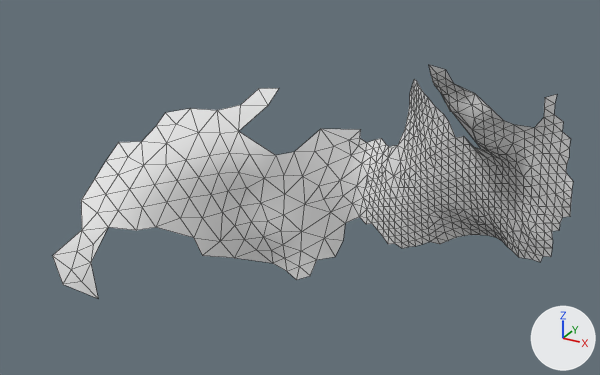
The OBJ model res/final/onecam_fullvolume/07/cleanedup/FullVolium.000210.obj as it was, and as the next commit left it.
One viewpoint serves both versions: a 50 mm camera at (35.0, -827.9, 849.2) aimed at (-84.2, -611.1, 740.8). Every picture has the same lights, and +X, +Y and +Z are marked at lower right. Mesh edges are drawn as thin lines. Where no turn or scale is listed for an object, it has been applied to the vertices.

Objects in the first picture: 'FullVolium.000210'.
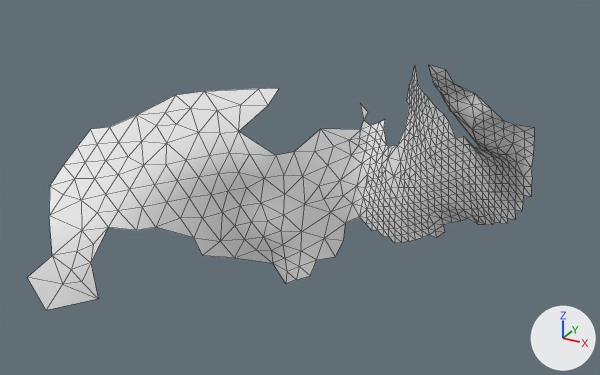
Location of each change, [x1, y1, x2, y2] in pixels of the pictures (600 x 375 px):
'FullVolium.000210', reshaped
    before: [53, 65, 573, 298]
    after: [27, 65, 534, 310]
part 1 of me_fullvolium_000210, cut back
    before: [383, 94, 573, 262]
    after: [367, 224, 377, 230]
part 2 of me_fullvolium_000210, added
    after: [360, 67, 417, 144]
part 3 of me_fullvolium_000210, added
    after: [27, 89, 258, 310]
part 4 of me_fullvolium_000210, added
    after: [274, 264, 296, 283]

Diff of the bpy script that builds the scene:
```diff
--- a/res/final/onecam_fullvolume/07/cleanedup/FullVolium.000210.obj.py
+++ b/res/final/onecam_fullvolume/07/cleanedup/FullVolium.000210.obj.py
@@ me_fullvolium_000210 @@
 # used by ob_fullvolium_000210; location = (0.0, 0.0, 0.0)
 # verts and faces of me_fullvolium_000210; kept vertices keep their numbers, new ones are numbered from 623
 # before: 581 (-102.0, -590.0, 695.0) at pixel (286, 271), 584 (-98.0, -589.0, 692.0) at pixel (296, 279), 615 (-107.0, -591.0, 697.0) at pixel (272, 263)
-me_fullvolium_000210.from_pydata(...)  # 623 vertices, 1119 faces; spans x -152.0..0.0, y -661.0..-558.0, z 692.0..788.0
+me_fullvolium_000210.from_pydata(...)  # 539 vertices, 963 faces; spans x -165.0..-13.0, y -668.0..-554.0, z 689.0..788.0
+# me_fullvolium_000210 part 1
+# 114 vertices are removed from x -69.0..0.0, y -610.0..-571.0, z 706.0..783.0
+# 212 faces are deleted
+# 1 vertex is added at (-77.0, -568.0, 708.0)
+# 2 new faces join them
+# me_fullvolium_000210 part 2
+# 13 vertices are added at x -89.0..-66.0, y -561.0..-554.0, z 742.0..772.0
+# 21 new faces join them
+# me_fullvolium_000210 part 3
+# 15 vertices are added at x -165.0..-138.0, y -668.0..-587.0, z 708.0..759.0
+# 31 new faces join them
+# me_fullvolium_000210 part 4
+verts[644] = (-103.0, -589.0, 689.0)  # pixel (285, 283)
+faces += [(581, 644, 584), (581, 615, 644)]
```
